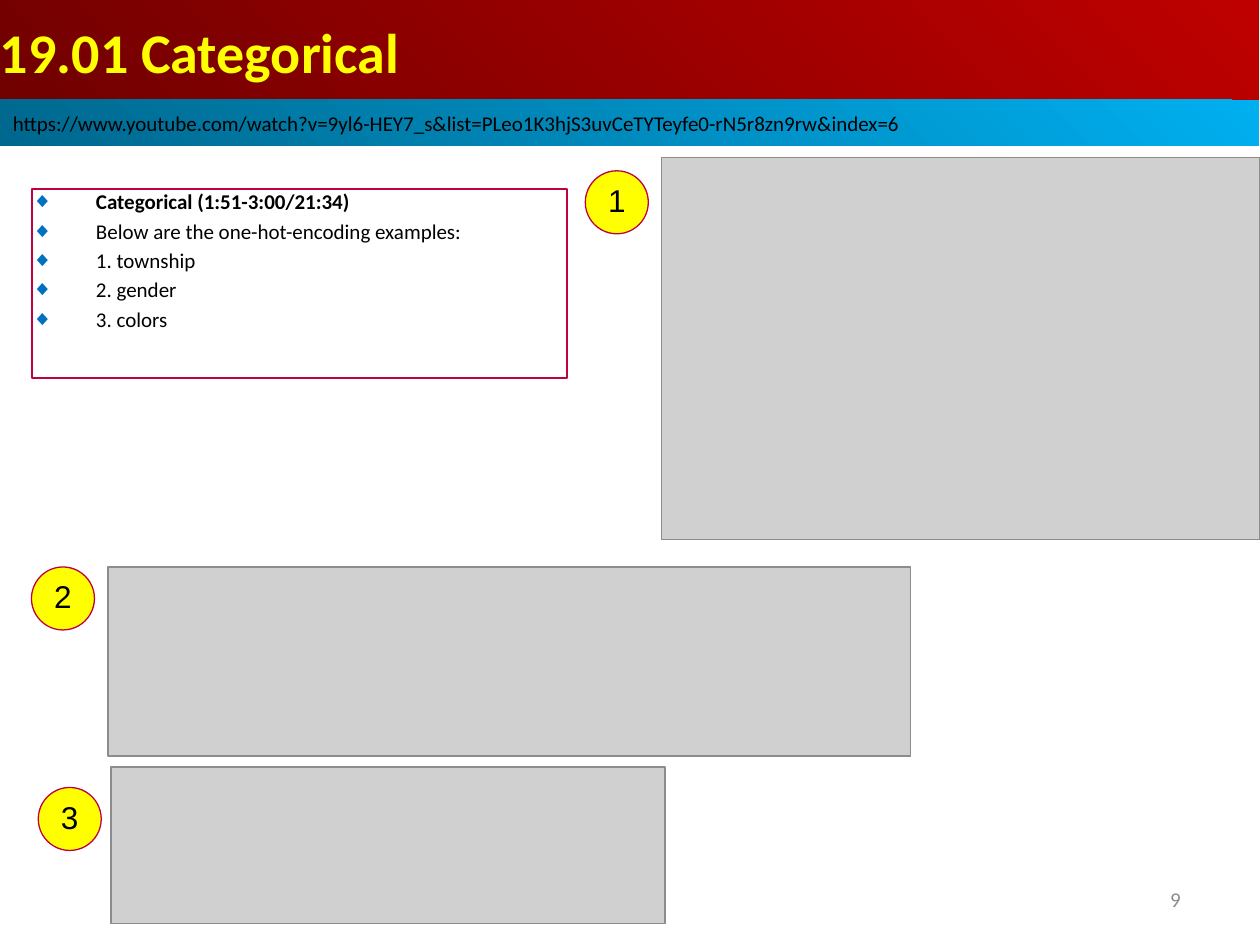
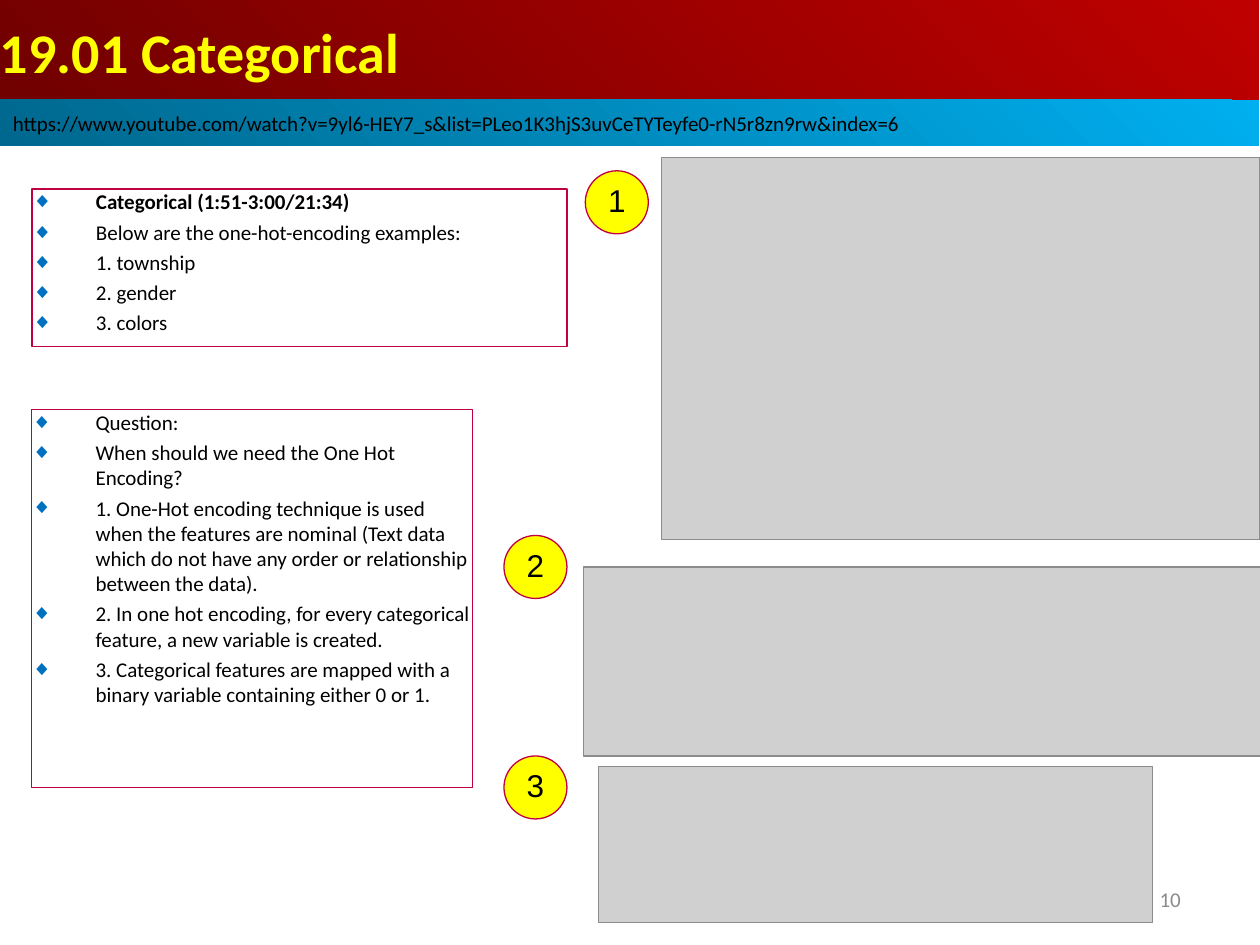
Before and after one commit to peterhchen/AIU_CS512_DL, a slide deck: slide 10 of 000_Lecture_Project/week09/001_Video/19.00_w08_review_OneHotEncoding.ppt (slide 9 before the commit). Drawn at 1260x945 pixels with LibreOffice and Linux fonts; fonts in the diff are those of the drawing; grey boxes stand for pictures. Boxes give left, top, right and bottom in pixels: in the first picture for what was removed or moved away, otherwise in the second. Text is boxed around its words. In the diff, an @@ line names an element or a change of style, - is before the commit and + after.

```diff
--- a/000_Lecture_Project/week09/001_Video/19.00_w08_review_OneHotEncoding.ppt
+++ b/000_Lecture_Project/week09/001_Video/19.00_w08_review_OneHotEncoding.ppt
@@ rectangle "Categorical (1:51-3:00/21:34)": place and size @@
-rectangle "Categorical (1:51-3:00/21:34)" at (32, 189, 567, 378)
+rectangle "Categorical (1:51-3:00/21:34)" at (32, 189, 567, 346)
@@ rectangle added at (32, 410, 472, 788), outline #BF0041 0.74 pt, 12 pt, text #000000 @@
+◆ Question:
+◆ When should we need the One Hot Encoding?
+◆ 1. One-Hot encoding technique is used when the features are nominal (Text data which do not have any order or relationship between the data).
+◆ 2. In one hot encoding, for every categorical feature, a new variable is created.
+◆ 3. Categorical features are mapped with a binary variable containing either 0 or 1.
@@ ellipse "2": place and size @@
-ellipse "2" at (32, 567, 94, 630)
+ellipse "2" at (504, 536, 567, 598)
@@ picture: place and size @@
-picture at (108, 567, 911, 756)
+picture at (583, 567, 1260, 756)
@@ ellipse "3": place and size @@
-ellipse "3" at (38, 788, 101, 850)
+ellipse "3" at (504, 756, 567, 819)
@@ picture: place and size @@
-picture at (111, 767, 665, 924)
+picture at (598, 766, 1153, 922)
@@ page number at (1160, 893, 1181, 907): text changed @@
-9
+10
```
Also in this commit, not shown: 3 other slides changed, 1 slide added.
